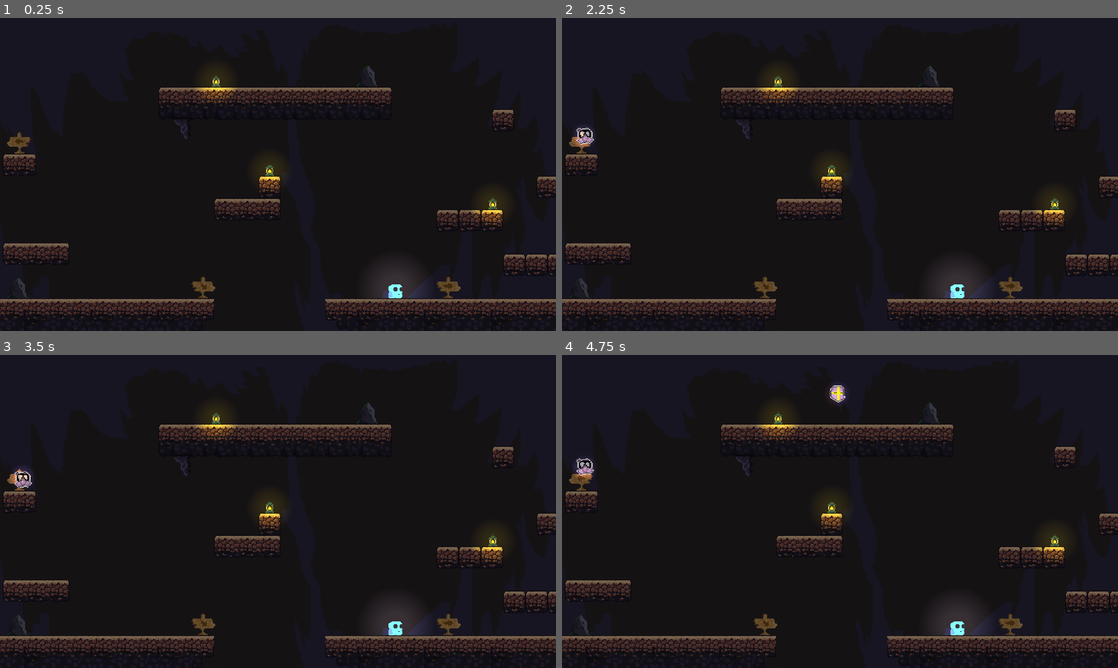
Above: before the commit, frames 1-4 (two rows, left to right).
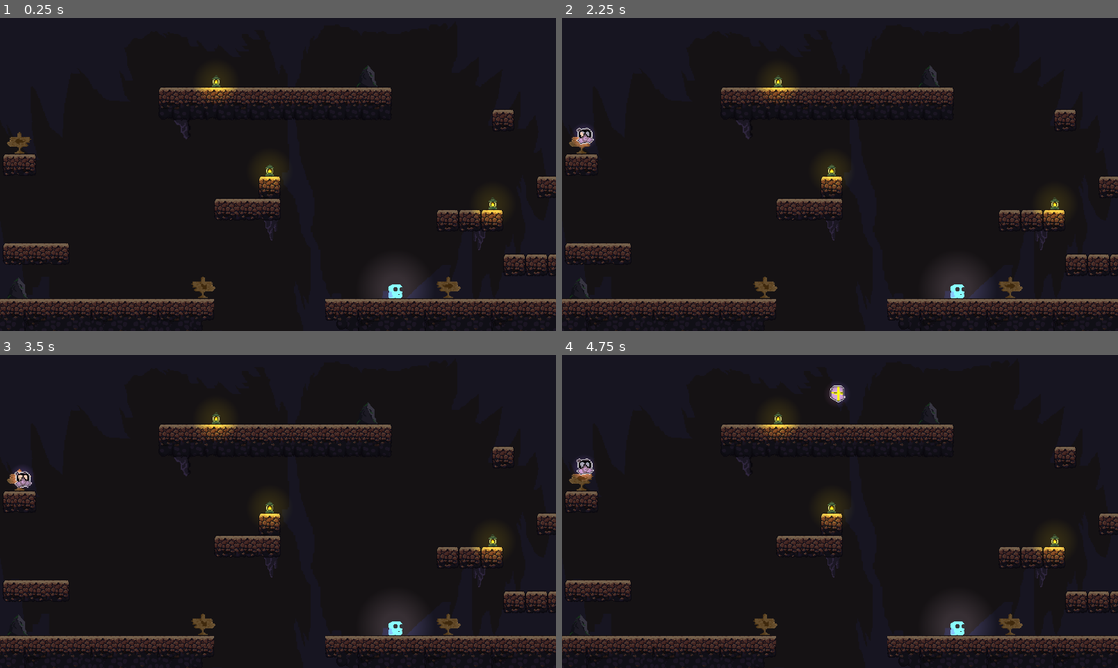
Above: after the commit, the same moments.

Repository: ViniTeider/BeneathTheMask
Game: Godot game, scene res://scenes/world.tscn
Two runs of this game, one before a commit and one after it. Both use one fixed random seed, a clock stepped at 60 frames per second and the inputs below. This scene is started directly instead of the project's main scene.
Inputs:
- Up to frame 1 (0.25 s): no input
- Up to frame 2 (2.25 s): tap Enter at 0.5, 2 s; tap Space at 1.25 s
- Up to frame 3 (3.5 s): tap Space at 2.75 s
- Up to frame 4 (4.75 s): tap Enter at 3.5 s

The runs differ from the first frame. In frame 1, less than 0.1% of the frame differs, in the area x 31-88%, y 32-75%; in frame 2, less than 0.1%; in frame 3, less than 0.1%; in frame 4, less than 0.1%.
Error in both runs: Invalid call. Nonexistent function 'get_node' in base 'Nil'. (res://Scripts/Player.gd:51)

Commit message:
feat: add stalagmite 2

Diff:
--- /dev/null
+++ b/scenes/Stalagmite_2.tscn
@@ -0,0 +1,6 @@
+[gd_scene format=3 uid="uid://cgybfo7nar5bn"]
+
+[ext_resource type="Texture2D" uid="uid://hkmbaii5ppne" path="res://Sprites/miscellaneous/stalagmite2.png" id="1_cr7nh"]
+
+[node name="Stalagmite2" type="Sprite2D" unique_id=1366642092]
+texture = ExtResource("1_cr7nh")
--- a/scenes/world.tscn
+++ b/scenes/world.tscn
@@ -1,23 +1,20 @@
-[gd_scene format=4 uid="uid://ddrxcqr05n4cg"]
+[gd_scene format=4 uid="uid://qo1wf3px5pl0"]
 
 [ext_resource type="PackedScene" uid="uid://dre8tx7lexuxc" path="res://scenes/Background.tscn" id="1_4mrxx"]
-[ext_resource type="PackedScene" uid="uid://cm1416vvwqv6k" path="res://scenes/player.tscn" id="1_32lhk"]
-[ext_resource type="PackedScene" uid="uid://ckp8h4gcb5b0j" path="res://scenes/Teleporter.tscn" id="4_gjpho"]
+[ext_resource type="PackedScene" uid="uid://bjpu0ec1drrbl" path="res://scenes/player.tscn" id="1_32lhk"]
+[ext_resource type="Script" path="res://Scenes/world.gd" id="1_p70al"]
 [ext_resource type="Script" uid="uid://d3sghdpu2qfhb" path="res://Scripts/global_camera.gd" id="5_45d1s"]
 [ext_resource type="Script" uid="uid://cph6ivypogtuq" path="res://Scripts/mask_spawner.gd" id="5_p70al"]
 [ext_resource type="PackedScene" uid="uid://dtp8pau0iqndc" path="res://scenes/MainTileLayer.tscn" id="6_45d1s"]
 [ext_resource type="PackedScene" uid="uid://c5lp4414fcjoc" path="res://scenes/Lamp.tscn" id="6_qfnet"]
+[ext_resource type="PackedScene" path="res://Scenes/spawn_points.tscn" id="6_y7y61"]
 [ext_resource type="PackedScene" uid="uid://drgcfej8nceb1" path="res://scenes/Sign.tscn" id="7_i7141"]
+[ext_resource type="PackedScene" path="res://Scenes/limits.tscn" id="7_q2d71"]
+[ext_resource type="PackedScene" uid="uid://cgybfo7nar5bn" path="res://scenes/Stalagmite_2.tscn" id="8_xo05s"]
 [ext_resource type="PackedScene" uid="uid://lbq2te1vjt3g" path="res://scenes/DownSign.tscn" id="9_7r4gi"]
 [ext_resource type="AudioStream" uid="uid://okr0v25hlxpf" path="res://Sounds/Goofy_Mellow_Menu.mp3" id="10_w7kh3"]
 [ext_resource type="PackedScene" uid="uid://bb7xp80al3td4" path="res://scenes/Rock.tscn" id="11_e3hyu"]
 [ext_resource type="PackedScene" uid="uid://vy1s8nq6emkk" path="res://scenes/Stalagmite.tscn" id="12_q5onr"]
-[ext_resource type="Script" uid="uid://34oix7kor7r" path="res://Scenes/world.gd" id="1_p70al"]
-[ext_resource type="Script" uid="uid://d3sghdpu2qfhb" path="res://Scripts/global_camera.gd" id="5_45d1s"]
-[ext_resource type="Script" uid="uid://cph6ivypogtuq" path="res://Scripts/mask_spawner.gd" id="5_p70al"]
-[ext_resource type="PackedScene" uid="uid://dtp8pau0iqndc" path="res://Scenes/MainTileLayer.tscn" id="6_45d1s"]
-[ext_resource type="PackedScene" uid="uid://dbn3wx3f6e610" path="res://Scenes/spawn_points.tscn" id="6_y7y61"]
-[ext_resource type="PackedScene" uid="uid://d5wg1bud3cha" path="res://Scenes/limits.tscn" id="7_q2d71"]
 
 [node name="World" type="Node2D" unique_id=1970420695]
 script = ExtResource("1_p70al")
@@ -30,6 +27,7 @@
 [node name="Player" parent="." unique_id=133474484 instance=ExtResource("1_32lhk")]
 position = Vector2(826, 514)
 player_id = 1
+
 [node name="Limits" parent="." unique_id=936848198 instance=ExtResource("7_q2d71")]
 
 [node name="SpawnPoints" parent="." unique_id=766665118 instance=ExtResource("6_y7y61")]
@@ -48,6 +46,17 @@
 
 [node name="Marker2D4" type="Marker2D" parent="MaskSpawner" unique_id=498960366]
 position = Vector2(289, 305)
+
+[node name="Stalagmite2" parent="." unique_id=1421476418 instance=ExtResource("12_q5onr")]
+position = Vector2(520, 291)
+scale = Vector2(1.3895185, 1.3895184)
+
+[node name="Stalagmite3" parent="." unique_id=1366642092 instance=ExtResource("8_xo05s")]
+position = Vector2(647, 433)
+
+[node name="Stalagmite4" parent="." unique_id=1668118684 instance=ExtResource("8_xo05s")]
+position = Vector2(947, 447)
+flip_h = true
 
 [node name="MainMapTyleLayer" parent="." unique_id=1725198151 instance=ExtResource("6_45d1s")]
 position = Vector2(85, 596)
@@ -91,8 +100,5 @@
 [node name="Rock" parent="." unique_id=700812097 instance=ExtResource("11_e3hyu")]
 position = Vector2(282, 517)
 
-[node name="Stalagmite2" parent="." unique_id=1421476418 instance=ExtResource("12_q5onr")]
-position = Vector2(520, 291)
-scale = Vector2(1.3895185, 1.3895184)
 [editable path="Limits"]
 [editable path="SpawnPoints"]
Binary file added: Sprites/miscellaneous/stalagmite2.png
Not shown, added: Sprites/miscellaneous/stalagmite2.png.import
